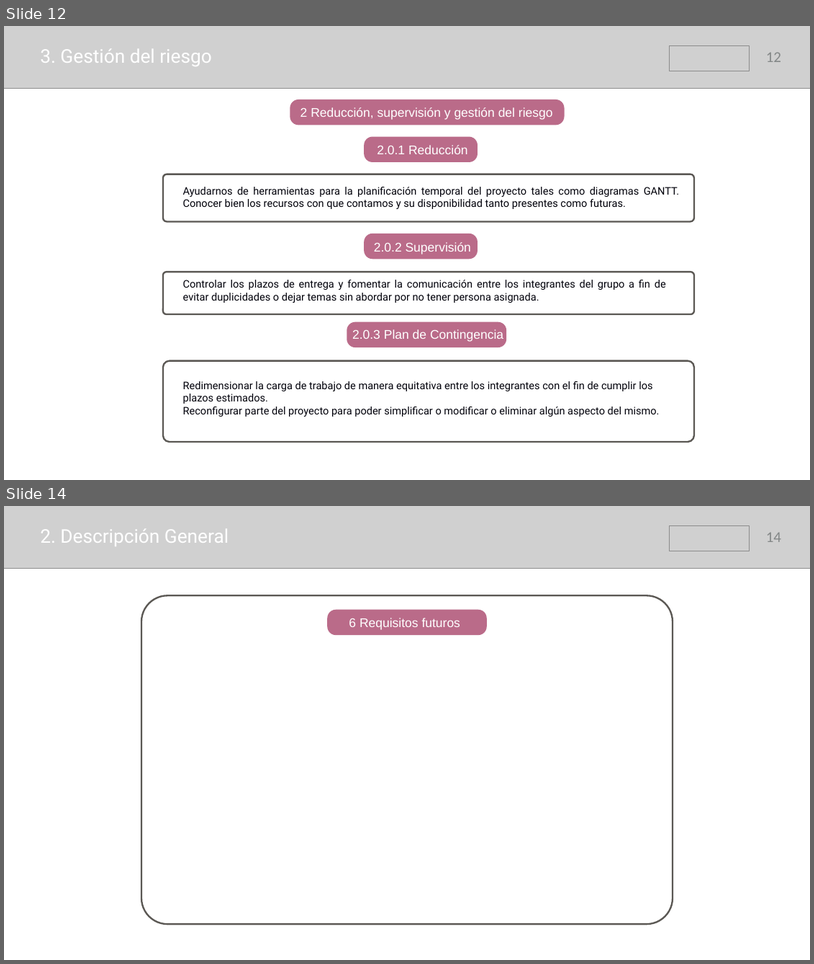
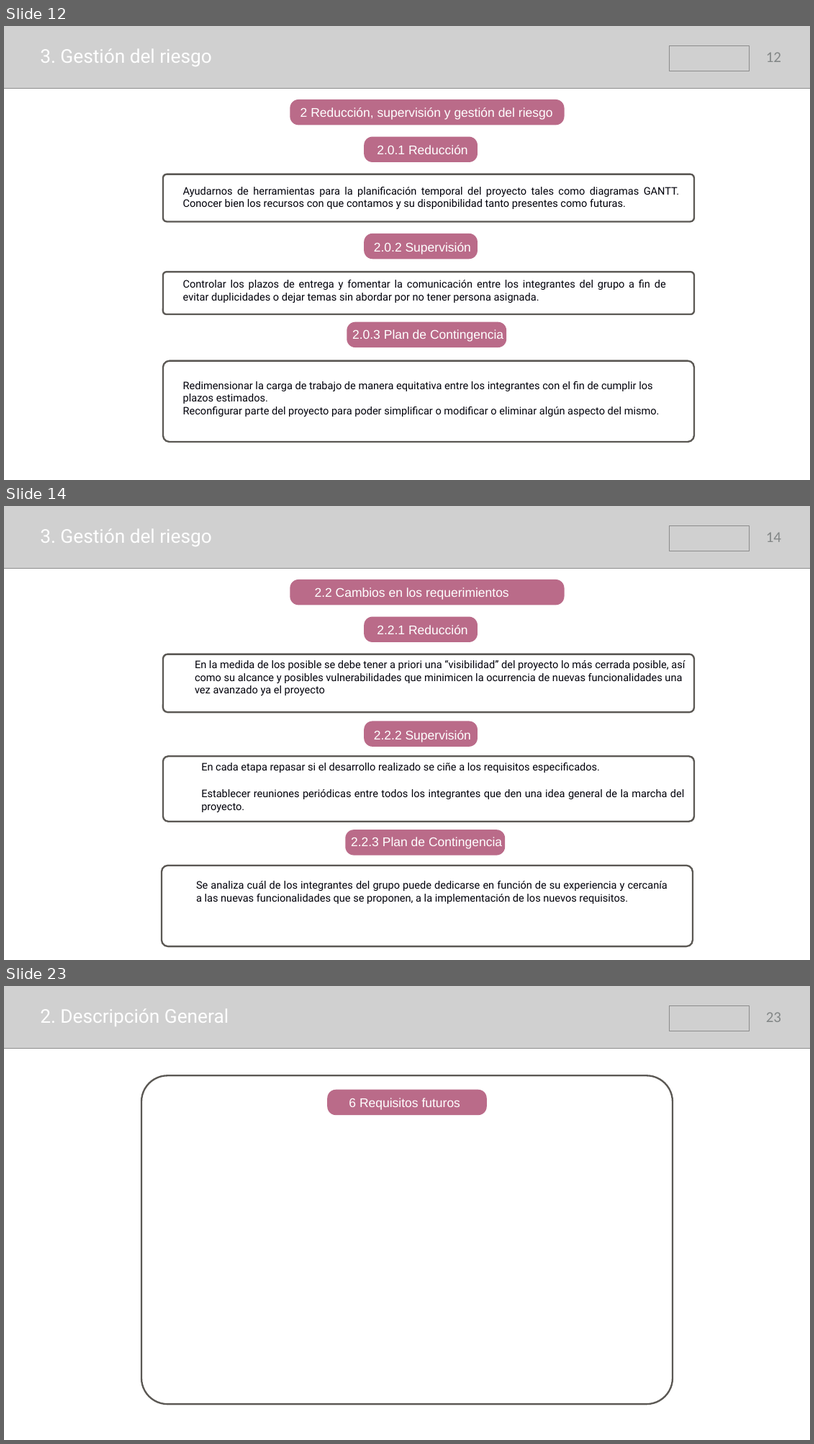
Before and after one commit to samusolo/iDoctor, a slide deck: Plan de proyecto.pptx. Shown one above the other, each under a label of ours: slides 12 and 14 before the commit, slides 12, 14 and 23 after it; the slides between them are not shown. The pictures are 814x964 and 814x1444 pixels, drawn with LibreOffice and Linux fonts; fonts in the diff are those of the drawing; grey boxes stand for pictures. Boxes give left, top, right and bottom in pixels: in the first picture for what was removed or moved away, otherwise in the second. Text is boxed around its words. In the diff, an @@ line names an element or a change of style, - is before the commit and + after.

```diff
--- a/Plan de proyecto.pptx
+++ b/Plan de proyecto.pptx
@@ slide 14 added at (4, 506, 810, 960), background #FFFFFF @@
@@ picture added at (4, 506, 810, 568) @@
@@ picture added at (669, 525, 749, 551) @@
@@ text added at (40, 529, 211, 546), 45 pt, text #FFFFFF @@
+3. Gestión del riesgo
@@ page number added at (766, 533, 782, 542), 36 pt, text #838787 @@
+14
@@ rounded rectangle added at (290, 579, 565, 605), fill #BA6B89 @@
@@ text added at (315, 587, 509, 600), 30 pt, text #FFFFFF @@
+  2.2 Cambios en los requerimientos
@@ rounded rectangle added at (364, 617, 478, 642), fill #BA6B89 @@
@@ text added at (377, 625, 468, 634), 30 pt, text #FFFFFF @@
+  2.2.1 Reducción
@@ rounded rectangle added at (163, 654, 694, 712), outline #5B5854 4 pt @@
@@ text added at (195, 660, 685, 695), 25 pt, text #00000A @@
+En la medida de los posible se debe tener a priori una “visibilidad” del proyecto lo más cerrada posible, así como su alcance y posibles vulnerabilidades que minimicen la ocurrencia de nuevas funcionalidades una vez avanzado ya el proyecto
@@ rounded rectangle added at (364, 721, 478, 746), fill #BA6B89 @@
@@ text added at (374, 730, 471, 742), 30 pt, text #FFFFFF @@
+  2.2.2 Supervisión
@@ rounded rectangle added at (163, 756, 694, 821), outline #5B5854 4 pt @@
@@ text added at (201, 762, 684, 812), 25 pt, text #00000A @@
+En cada etapa repasar si el desarrollo realizado se ciñe a los requisitos especificados.
+Establecer reuniones periódicas entre todos los integrantes que den una idea general de la marcha del proyecto.
@@ rounded rectangle added at (345, 829, 505, 854), fill #BA6B89 @@
@@ text added at (351, 836, 502, 849), 30 pt, text #FFFFFF @@
+  2.2.3 Plan de Contingencia
@@ rounded rectangle added at (162, 865, 693, 946), outline #5B5854 4 pt @@
@@ text added at (196, 880, 668, 903), 25 pt, text #00000A @@
+Se analiza cuál de los integrantes del grupo puede dedicarse en función de su experiencia y cercanía a las nuevas funcionalidades que se proponen, a la implementación de los nuevos requisitos.
@@ what was slide 14 is now slide 23 @@
@@ page number at (766, 1012, 782, 1022): text changed @@
-14
+23
```
Also in this commit, not shown: 3 slides changed, 8 other slides added.
